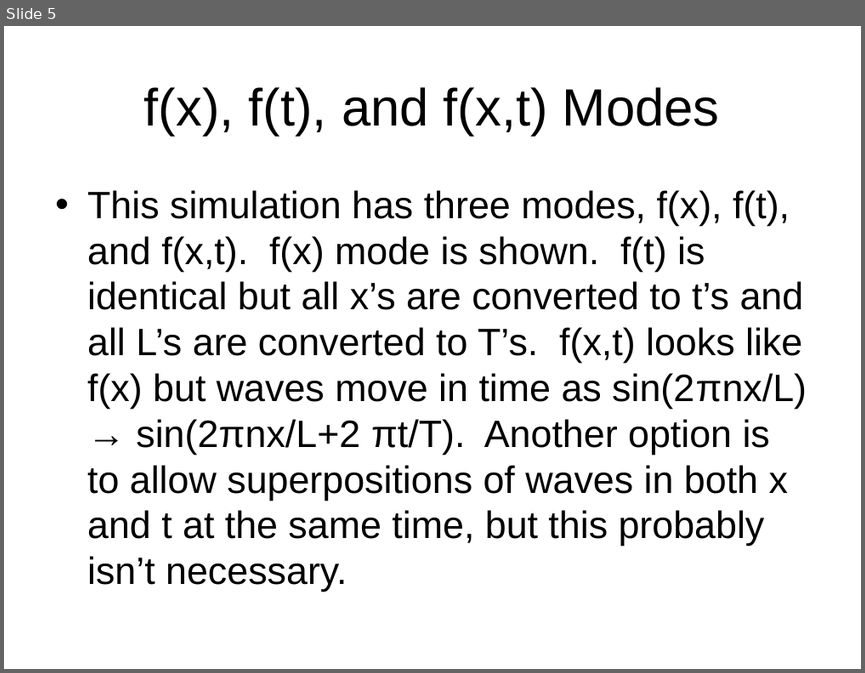
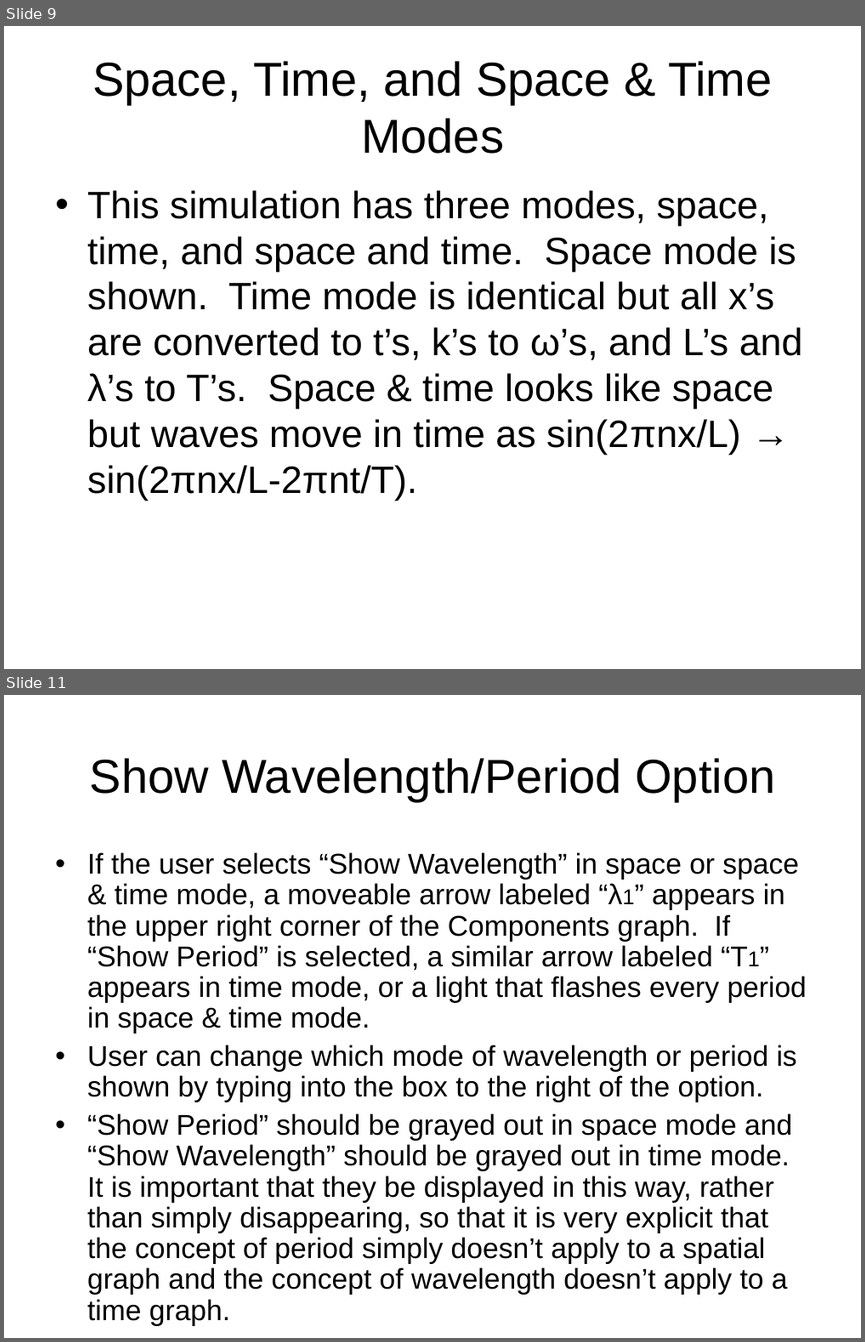
Before and after one commit to mleoking/PhET, a slide deck: fourier/doc/Fourier_Design_Outline.ppt. Shown one above the other, each under a label of ours: slide 5 before the commit, slides 9 and 11 after it; the slides between them are not shown. The pictures are 865x673 and 865x1342 pixels, drawn with LibreOffice and Linux fonts; fonts in the diff are those of the drawing. Boxes give left, top, right and bottom in pixels: in the first picture for what was removed or moved away, otherwise in the second. Text is boxed around its words. In the diff, an @@ line names an element or a change of style, - is before the commit and + after.

```diff
--- a/fourier/doc/Fourier_Design_Outline.ppt
+++ b/fourier/doc/Fourier_Design_Outline.ppt
@@ slide 11 added at (4,695,861,1338), background #FFFFFF @@
@@ title added at (90,758,775,801), 40 pt, text #000000 @@
+Show Wavelength/Period Option
@@ text added at (87,852,806,1326), 24 pt, text #000000 @@
+• If the user selects “Show Wavelength” in space or space & time mode, a moveable arrow labeled “λ1” appears in the upper right corner of the Components graph. If “Show Period” is selected, a similar arrow labeled “T1” appears in time mode, or a light that flashes every period in space & time mode.
+• User can change which mode of wavelength or period is shown by typing into the box to the right of the option.
+• “Show Period” should be grayed out in space mode and “Show Wavelength” should be grayed out in time mode. It is important that they be displayed in this way, rather than simply disappearing, so that it is very explicit that the concept of period simply doesn’t apply to a spatial graph and the concept of wavelength doesn’t apply to a time graph.
@@ what was slide 5 is now slide 9 @@
@@ slide 9 changed as well @@
@@ title at (92,61,772,154): text changed; size 44 to 40 pt @@
-f(x), f(t), and f(x,t) Modes
+Space, Time, and Space & Time Modes
@@ text at (87,190,803,499): text changed @@
-• This simulation has three modes, f(x), f(t), and f(x,t). f(x) mode is shown. f(t) is identical but all x’s are converted to t’s and all L’s are converted to T’s. f(x,t) looks like f(x) but waves move in time as sin(2πnx/L) → sin(2πnx/L+2 πt/T). Another option is to allow superpositions of waves in both x and t at the same time, but this probably isn’t necessary.
+• This simulation has three modes, space, time, and space and time. Space mode is shown. Time mode is identical but all x’s are converted to t’s, k’s to ω’s, and L’s and λ’s to T’s. Space & time looks like space but waves move in time as sin(2πnx/L) → sin(2πnx/L-2πnt/T).
```
Also in this commit, not shown: 10 other slides changed, 15 other slides added, 6 slides removed.
